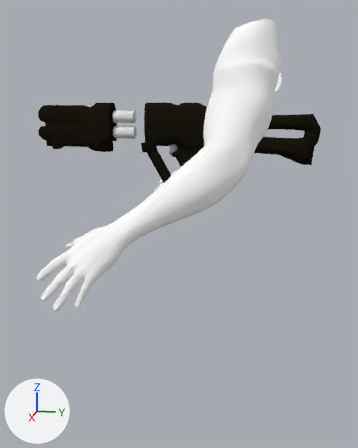
Renders of the Blender file Assets/Models/Weapons/Shotgun/Human7Shotgun.blend from each side of a commit.
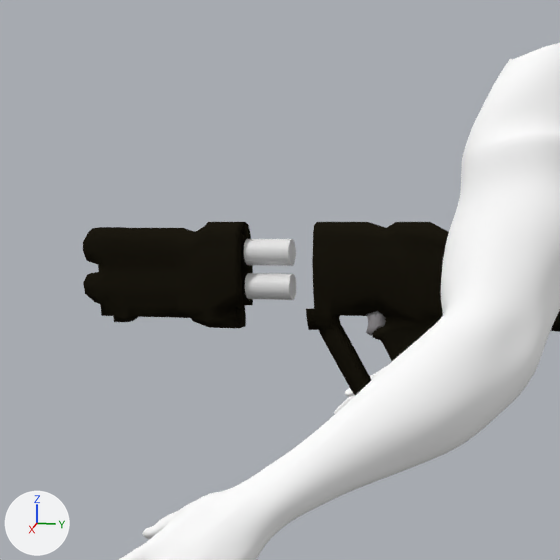
Each version appears first whole from a 50 mm camera at (14.44, 2.96, 1.47) aimed at (0.79, 0.23, -1.94), and next in a close-up on the part from 0% to 72% of the width and 0% to 58% of the height. Lighting does not change. The marker at lower left points along +X, +Y and +Z.

In view in the first close-up: 'Cylinder', 'HumanModel:Body', 'Shotgun'.
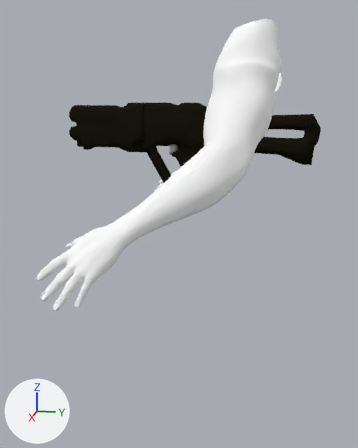
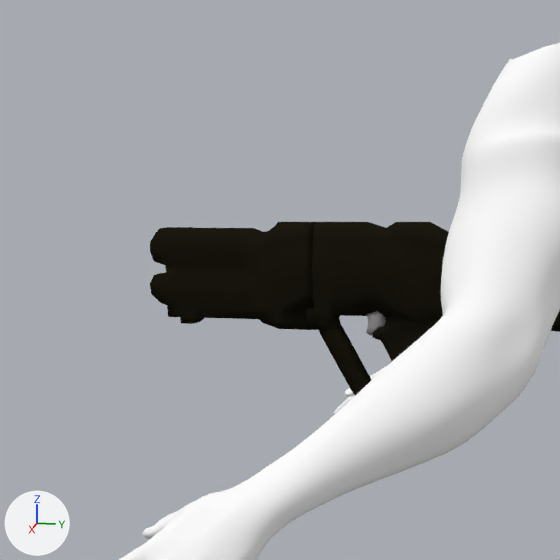
Changed parts and their boxes (x1, y1, x2, y2) in the close-ups (560 x 560 px; the box of a moved part takes in the faces that stretch with it):
'Shotgun', reshaped: before (83, 222, 560, 395); after (150, 222, 560, 395)
'Cylinder', deleted: before (244, 239, 296, 300)
part 1 of me_plane_003, moved or reshaped: before (83, 222, 253, 328); after (150, 222, 316, 330)

Patch to the scene script:
```diff
--- a/Assets/Models/Weapons/Shotgun/Human7Shotgun.blend.py
+++ b/Assets/Models/Weapons/Shotgun/Human7Shotgun.blend.py
@@ me_plane_003 @@
 me_plane_003.from_pydata(...)  # 919 vertices, 800 faces; spans x -36.8..38.9, y -1.0..22.4, z 0.0..2.4
 # used by ob_shotgun; location = (0.02, 0.0, -1.0); rotation_euler = (1.571, 0.0, -1.571), in degrees (90, 0, -90); scale = (0.11, 0.11, 0.11)
+# me_plane_003 part 1: the loose piece of 298 vertices spanning x 17.3..38.9, y 9.4..22.4, z 0.0..2.3 is moved by (-9.1, 0.0, 0.0)
 me_plane_003.materials.append(mat_black)
@@ ob_cylinder @@
-ob_cylinder = bpy.data.objects.new('Cylinder', me_cylinder)
-ob_cylinder.location = (0.0, -1.57, 1.06)
-ob_cylinder.rotation_euler = (1.571, 0.0, 0.0)  # degrees (90, 0, 0)
-ob_cylinder.scale = (0.177, 0.177, 0.315)
```
